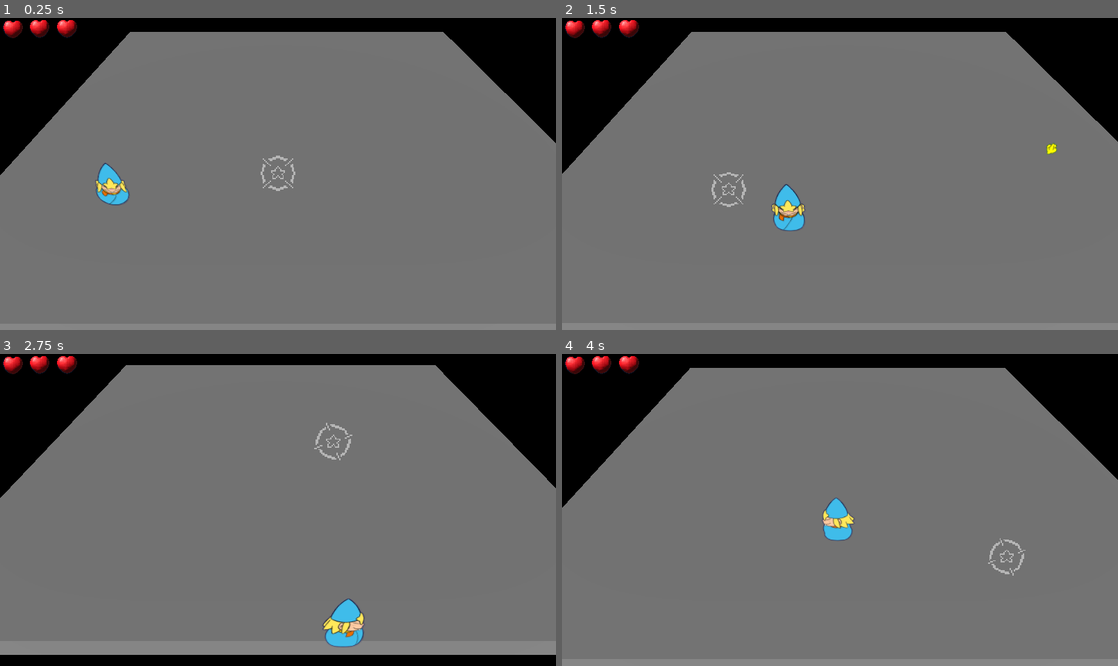
Above: before the commit, frames 1-4 (two rows, left to right).
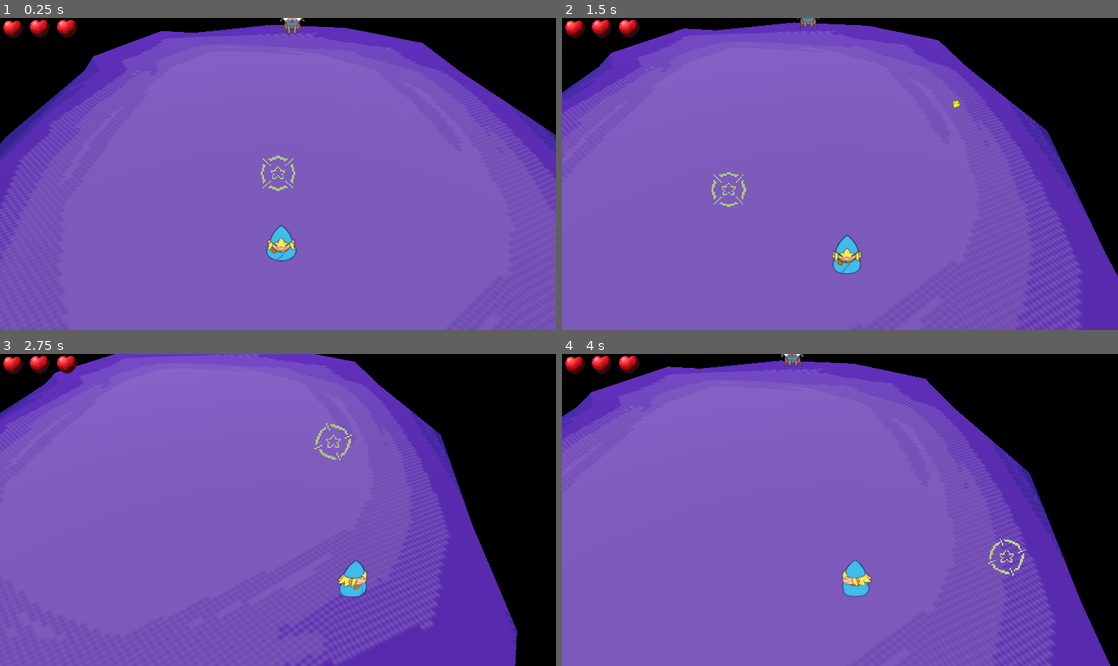
Above: after the commit, the same moments.

Repository: gusrezende/ThePartyOfLosersGodotVer
Game: Godot game, scene res://Cenários/BossMissEile/bossMissEile.tscn
Two runs of this game, one before a commit and one after it. Both use one fixed random seed, a clock stepped at 60 frames per second and the inputs below. This scene is started directly instead of the project's main scene.
Inputs (mouse positions are in pixels of both pictures, inside the frame that each line leads up to):
- Up to frame 1 (0.25 s): no input
- Up to frame 2 (1.5 s): tap Enter (ui_accept) at 0.5, 0.77 s; move the mouse to (962, 158) at 0.52 s; hold D (move_right) 0.53-1.28 s; hold E 0.53-1.28 s; click (962, 158) at 0.67 s; move the mouse to (728, 189) at 1.27 s; hold S (move_back) from 1.28 s (still down); tap Keypad Enter at 1.35 s
- Up to frame 3 (2.75 s): tap Enter (ui_accept) at 1.52 s; move the mouse to (333, 441) at 2.02 s; release S (move_back) at 2.03 s; hold D (move_right) from 2.03 s (still down); tap Space at 2.1 s
- Up to frame 4 (4 s): move the mouse to (812, 572) at 2.77 s; release D (move_right) at 2.78 s; hold W (move_forward) 2.78-3.53 s; tap 1 at 2.85 s; click (812, 572) at 2.92 s; tap Enter (ui_accept) at 3.02, 3.77 s; move the mouse to (1006, 556) at 3.52 s; hold A (move_left) from 3.53 s (still down); hold E from 3.53 s (still down)

The runs differ from the first frame. In frame 1, 88% of the frame differs, in the area x 0-100%, y 0-100%; in frame 2, 91%; in frame 3, 92%; in frame 4, 91%.

Commit message:
Update!

Diff:
--- a/Cenários/BossMissEile/bossMissEile.tscn
+++ b/Cenários/BossMissEile/bossMissEile.tscn
@@ -1,44 +1,32 @@
 [gd_scene format=3 uid="uid://c83x7dkm72opm"]
 
 [ext_resource type="PackedScene" uid="uid://c5mste5xg54bn" path="res://Personagens/PlayerMage/player.tscn" id="1_4qoim"]
+[ext_resource type="PackedScene" uid="uid://ctgksfe5gr648" path="res://Cenários/DungeonTeste/modelo/MapaBOSS.glb" id="1_rcceg"]
 [ext_resource type="PackedScene" uid="uid://bmwihea3gmy11" path="res://Personagens/MissEile/miss_eile.tscn" id="2_8jn4o"]
+[ext_resource type="Script" path="res://Cenários/BossMissEile/colisao_mapa.gd" id="2_x72e8"]
 [ext_resource type="PackedScene" uid="uid://b4flc54piu4pc" path="res://UI/Life Hearts UI/lifeHeartsUI.tscn" id="3_52jy6"]
 [ext_resource type="Script" uid="uid://c0b8omxeyavhi" path="res://Personagens/PlayerMage/camera_3d.gd" id="4_2s2v4"]
 
-[sub_resource type="PhysicsMaterial" id="PhysicsMaterial_g4v7s"]
-
-[sub_resource type="BoxMesh" id="BoxMesh_g4v7s"]
-size = Vector3(37.620773, 1, 31.823738)
-
-[sub_resource type="BoxShape3D" id="BoxShape3D_yf5fn"]
-size = Vector3(49.127792, 1, 32.38217)
-
 [node name="Node3D" type="Node3D" unique_id=701580891]
 
-[node name="StaticBody3D" type="StaticBody3D" parent="." unique_id=1820967899]
-transform = Transform3D(0.45006734, 0, 0, 0, 1, 0, 0, 0, 0.6026871, 0, 0, 0)
-physics_material_override = SubResource("PhysicsMaterial_g4v7s")
+[node name="MapaBOSS" parent="." unique_id=64115082 instance=ExtResource("1_rcceg")]
+transform = Transform3D(-6.39071e-08, 0, -1.7673295, 0, 1.0000004, 0, 1.9578036, 0, -1.0344906e-07, -1.2110134, -1.6295938, 7.8001385)
+script = ExtResource("2_x72e8")
 
-[node name="MeshInstance3D" type="MeshInstance3D" parent="StaticBody3D" unique_id=170212429]
-transform = Transform3D(1.2968454, 0, 0, 0, 1, 0, 0, 0, 1, -0.17059517, 0, 7.4431953)
-mesh = SubResource("BoxMesh_g4v7s")
-
-[node name="CollisionShape3D" type="CollisionShape3D" parent="StaticBody3D" unique_id=1129092012]
-transform = Transform3D(1, 0, 0, 0, 1, 0, 0, 0, 1, 0.009605408, 0, 7.429306)
-shape = SubResource("BoxShape3D_yf5fn")
-
-[node name="DirectionalLight3D" type="DirectionalLight3D" parent="StaticBody3D/CollisionShape3D" unique_id=553178506]
-transform = Transform3D(1, 0, 0, 0, 0.6384885, 0.7696314, 0, -0.7696314, 0.6384885, 0, 9.944241, 0.7533424)
+[node name="DirectionalLight3D" type="DirectionalLight3D" parent="." unique_id=553178506]
+transform = Transform3D(1, 0, 0, 0, 0.80904245, 0.5877502, 0, -0.58775026, 0.8090424, 0.004323079, 9.287528, 8.573594)
 
 [node name="Player" parent="." unique_id=1477526133 instance=ExtResource("1_4qoim")]
-transform = Transform3D(1, 0, 0, 0, 1, 0, 0, 0, 1, -5.9343452, 1.6157563, 10.377201)
+transform = Transform3D(1, 0, 0, 0, 1, 0, 0, 0, 1, -0.4919219, -0.3, 14.8910675)
 
 [node name="MissEile" parent="." unique_id=1731039629 instance=ExtResource("2_8jn4o")]
-transform = Transform3D(1, 0, 0, 0, 1, 0, 0, 0, 1, 0.5025947, 1.49, -4.5163717)
+transform = Transform3D(1, 0, 0, 0, 1, 0, 0, 0, 1, 0.5025947, 0.016088367, -4.5163717)
+arena_min = Vector2(-13, -8)
+arena_max = Vector2(13, 22)
 
 [node name="Hearts" parent="." unique_id=520576831 instance=ExtResource("3_52jy6")]
 
 [node name="Camera3D" type="Camera3D" parent="." unique_id=452996514]
-transform = Transform3D(1, 0, 0, 0, 0.6993348, 0.7147943, 0, -0.7147943, 0.6993348, -7.0845942, 8.585146, 17.080627)
+transform = Transform3D(1, 0, 0, 0, 0.6993348, 0.7147943, 0, -0.7147943, 0.6993348, -0.59398174, 8.585146, 20.20568)
 fov = 55.15981
 script = ExtResource("4_2s2v4")
--- /dev/null
+++ b/Cenários/BossMissEile/colisao_mapa.gd
@@ -0,0 +1,179 @@
+extends Node3D
+## Colocado no modelo 3D do mapa (.glb): cria a colisão (chão e paredes)
+## a partir das próprias malhas do modelo, quando a fase começa.
+##
+## - Funciona mesmo se o modelo estiver girado ou esticado (escala diferente em X/Y/Z):
+##   a colisão é criada já no tamanho final, num StaticBody3D sem escala.
+## - É "dos dois lados" (backface_collision), então ninguém atravessa nada por dentro.
+## - PAREDES INVISÍVEIS: o mapa da arena é uma plataforma com barrancos nas bordas.
+##   Este script acha a borda do chão sozinho e levanta uma parede invisível em volta,
+##   seguindo o formato da arena. Assim ninguém cai (nem o player, nem a MissEile).
+## - Se você mudar o modelo no Blender e reexportar, tudo acompanha sozinho.
+
+## Camada de colisão do mapa (camada 1, a mesma do chão de antes)
+@export_flags_3d_physics var camada := 1
+## Cria as paredes invisíveis na borda do chão
+@export var paredes_invisiveis := true
+## Altura das paredes invisíveis (em metros, a partir do chão)
+@export var altura_paredes := 5.0
+## Até quantos metros abaixo do ponto mais alto do mapa ainda conta como "chão"
+@export var profundidade_chao := 0.5
+## Mostra as paredes invisíveis em vermelho (só para conferir; deixe desligado no jogo)
+@export var mostrar_paredes := false
+
+
+func _ready() -> void:
+	var faces := PackedVector3Array()
+	for mi in find_children("*", "MeshInstance3D", true, false):
+		var malha := mi as MeshInstance3D
+		if malha.mesh == null:
+			continue
+		var t := malha.global_transform
+		for v in malha.mesh.get_faces():
+			faces.append(t * v)   # já no tamanho e na posição finais
+	if faces.is_empty():
+		push_warning("colisao_mapa: nenhuma malha encontrada em " + name)
+		return
+
+	var corpo := StaticBody3D.new()
+	corpo.name = "ColisaoDoMapa"
+	corpo.collision_layer = camada
+	corpo.top_level = true            # não herda a escala esticada do modelo
+	add_child(corpo)
+	corpo.global_transform = Transform3D.IDENTITY
+
+	corpo.add_child(_forma(faces))
+
+	if paredes_invisiveis:
+		var paredes := _paredes_na_borda(faces)
+		if not paredes.is_empty():
+			var cs := _forma(paredes)
+			cs.name = "ParedesInvisiveis"
+			corpo.add_child(cs)
+			if mostrar_paredes:
+				_desenhar(paredes)
+
+
+func _forma(faces: PackedVector3Array) -> CollisionShape3D:
+	var forma := ConcavePolygonShape3D.new()
+	forma.set_faces(faces)
+	forma.backface_collision = true
+	var cs := CollisionShape3D.new()
+	cs.shape = forma
+	return cs
+
+
+## Acha as bordas do chão (lados de triângulos de chão que não encostam em outro
+## triângulo de chão) e levanta uma parede em cada uma.
+func _paredes_na_borda(faces: PackedVector3Array) -> PackedVector3Array:
+	var topo := -INF
+	for v in faces:
+		topo = maxf(topo, v.y)
+
+	var uso := {}        # chave da aresta -> quantos triângulos de chão usam
+	var pontas := {}     # chave da aresta -> [a, b]
+	_chao_tris.clear()
+	_grade.clear()
+	for i in range(0, faces.size(), 3):
+		var a := faces[i]
+		var b := faces[i + 1]
+		var c := faces[i + 2]
+		var normal := (b - a).cross(c - a)
+		if normal.length_squared() < 1e-10:
+			continue
+		normal = normal.normalized()
+		# chão = virado para cima e perto do ponto mais alto do mapa
+		if absf(normal.y) < 0.7 or (a.y + b.y + c.y) / 3.0 < topo - profundidade_chao:
+			continue
+		_guardar_chao(a, b, c)
+		for par in [[a, b], [b, c], [c, a]]:
+			var k := _chave(par[0], par[1])
+			uso[k] = uso.get(k, 0) + 1
+			pontas[k] = par
+
+	var paredes := PackedVector3Array()
+	var alto := Vector3(0, altura_paredes, 0)
+	var baixo := Vector3(0, -0.5, 0)   # entra um pouco no chão para não sobrar fresta
+	for k in uso:
+		if uso[k] != 1:
+			continue
+		var p: Array = pontas[k]
+		var a: Vector3 = p[0]
+		var b: Vector3 = p[1]
+		# só é borda de verdade se de um dos lados NÃO tem chão.
+		# (o modelo pode ter "emendas": dois pedaços de chão encostados que não
+		#  dividem os mesmos vértices; ali não pode ter parede)
+		if _tem_chao_dos_dois_lados(a, b):
+			continue
+		paredes.append_array([a + baixo, b + baixo, b + alto, a + baixo, b + alto, a + alto])
+	return paredes
+
+
+func _tem_chao_dos_dois_lados(a: Vector3, b: Vector3) -> bool:
+	var dir := b - a
+	dir.y = 0
+	if dir.length_squared() < 1e-6:
+		return false
+	var lado := Vector3(-dir.z, 0, dir.x).normalized() * 0.35
+	for t in [0.25, 0.5, 0.75]:
+		var meio: Vector3 = a.lerp(b, t)
+		if not (_chao_em(meio + lado) and _chao_em(meio - lado)):
+			return false
+	return true
+
+
+# ---- triângulos de chão guardados numa grade de 1 m (para achar rápido)
+var _chao_tris: Array = []
+var _grade := {}
+
+
+func _guardar_chao(a: Vector3, b: Vector3, c: Vector3) -> void:
+	var i := _chao_tris.size()
+	_chao_tris.append([a, b, c])
+	for gx in range(floori(minf(a.x, minf(b.x, c.x))), floori(maxf(a.x, maxf(b.x, c.x))) + 1):
+		for gz in range(floori(minf(a.z, minf(b.z, c.z))), floori(maxf(a.z, maxf(b.z, c.z))) + 1):
+			var k := Vector2i(gx, gz)
+			if not _grade.has(k):
+				_grade[k] = []
+			_grade[k].append(i)
+
+
+## Tem triângulo de chão embaixo deste ponto (olhando de cima, na mesma altura)?
+func _chao_em(ponto: Vector3) -> bool:
+	var k := Vector2i(floori(ponto.x), floori(ponto.z))
+	if not _grade.has(k):
+		return false
+	var p := Vector2(ponto.x, ponto.z)
+	for i in _grade[k]:
+		var tri: Array = _chao_tris[i]
+		var a: Vector3 = tri[0]
+		var b: Vector3 = tri[1]
+		var c: Vector3 = tri[2]
+		if Geometry2D.point_is_inside_triangle(p, Vector2(a.x, a.z), Vector2(b.x, b.z), Vector2(c.x, c.z)) \
+				and absf((a.y + b.y + c.y) / 3.0 - ponto.y) < 1.0:
+			return true
+	return false
+
+
+func _chave(a: Vector3, b: Vector3) -> String:
+	var ka := "%.3f,%.3f,%.3f" % [a.x, a.y, a.z]
+	var kb := "%.3f,%.3f,%.3f" % [b.x, b.y, b.z]
+	return ka + "|" + kb if ka < kb else kb + "|" + ka
+
+
+func _desenhar(faces: PackedVector3Array) -> void:
+	var st := SurfaceTool.new()
+	st.begin(Mesh.PRIMITIVE_TRIANGLES)
+	for v in faces:
+		st.add_vertex(v)
+	var mi := MeshInstance3D.new()
+	mi.mesh = st.commit()
+	var mat := StandardMaterial3D.new()
+	mat.albedo_color = Color(1, 0, 0, 0.35)
+	mat.transparency = BaseMaterial3D.TRANSPARENCY_ALPHA
+	mat.cull_mode = BaseMaterial3D.CULL_DISABLED
+	mat.shading_mode = BaseMaterial3D.SHADING_MODE_UNSHADED
+	mi.mesh.surface_set_material(0, mat)
+	mi.top_level = true
+	add_child(mi)
+	mi.global_transform = Transform3D.IDENTITY
--- a/Personagens/MissEile/miss_eile.gd
+++ b/Personagens/MissEile/miss_eile.gd
@@ -47,8 +47,8 @@
 const MISSIL = preload("res://Personagens/MissEile/ataques/missil.gd")
 const TelaVitoria = preload("res://Cenários/BossMissEile/tela_vitoria.gd")
 
-# Limites da arena (X e Z) onde os mísseis podem cair. Os valores padrão batem com o chão
-# da cena bossMissEile.tscn. Se mudar o tamanho da arena, ajuste no Inspetor.
+# Limites da arena (X e Z) onde os mísseis podem cair. Pode ser um retângulo um pouco
+# maior que a arena: os mísseis só caem onde tem chão. Se mudar a arena, ajuste no Inspetor.
 @export var arena_min := Vector2(-10.5, -5.0)
 @export var arena_max := Vector2(10.5, 13.8)
 
@@ -64,11 +64,14 @@
 var charge_timer := 0.0
 var chuva_restante := 0.0
 var onda_timer := 0.0
+var _casa_ajustada := false   # a altura da "casa" é acertada pelo chão no 1º quadro de física
 
 @onready var sprite: AnimatedSprite3D = $AnimatedSprite3D
 
 
 func _ready() -> void:
+	# ela VOA: sem lógica de chão/rampa do CharacterBody (não fica presa em degraus e bordas)
+	motion_mode = CharacterBody3D.MOTION_MODE_FLOATING
 	home_position = global_position
 	var players = get_tree().get_nodes_in_group("player")
 	if players.size() > 0:
@@ -79,6 +82,9 @@
 func _physics_process(delta: float) -> void:
 	if player == null or not is_instance_valid(player):
 		return
+
+	if not _casa_ajustada:
+		_ajustar_casa()
 
 	match state:
 		State.SHOOTING:
@@ -193,7 +199,9 @@
 	await sprite.animation_finished
 	if state != State.TRANSFORMING or player == null or not is_instance_valid(player):
 		return
-	global_position.y = player.global_position.y
+	# voa na altura dela (acima do chão), e não na altura do player:
+	# ela é mais alta que o mago, e na altura dele a colisão dela raspava no chão e travava
+	global_position.y = home_position.y + FLY_HEIGHT
 	chase_timer = CHASE_DURATION
 	contact_timer = 0.0
 	can_take_damage = true
@@ -210,6 +218,8 @@
 	var direction = to_player.normalized()
 
 	velocity = direction * CHASE_SPEED
+	# mantém a altura de voo
+	velocity.y = (home_position.y + FLY_HEIGHT - global_position.y) * 8.0
 	move_and_slide()
 
 	for i in get_slide_collision_count():
@@ -280,8 +290,12 @@
 	var casa := Vector2(home_position.x, home_position.z)
 	for i in 30:
 		var p := Vector2(randf_range(arena_min.x, arena_max.x), randf_range(arena_min.y, arena_max.y))
-		if p.distance_to(casa) > RAIO_SEGURO + RAIO_MISSIL * 0.5:
-			return p
+		if p.distance_to(casa) <= RAIO_SEGURO + RAIO_MISSIL * 0.5:
+			continue
+		# só cai onde tem chão de verdade (a arena não é um retângulo)
+		if absf(_ponto_no_chao(p.x, p.y).y - home_position.y) > 1.0:
+			continue
+		return p
 	return Vector2.INF
 
 
@@ -319,6 +333,17 @@
 
 func _distancia_plana(a: Vector3, b: Vector3) -> float:
 	return Vector2(a.x - b.x, a.z - b.z).length()
+
+
+## A posição inicial dela pode estar alta ou baixa demais em relação ao chão do mapa.
+## Aqui a "casa" é colocada exatamente em cima do chão que está embaixo dela.
+func _ajustar_casa() -> void:
+	_casa_ajustada = true
+	var chao := _ponto_no_chao(home_position.x, home_position.z)
+	if absf(chao.y - home_position.y) < 30.0:
+		home_position.y = chao.y
+	if state == State.SHOOTING:
+		global_position = home_position + Vector3(0, FLY_HEIGHT, 0)
 
 
 ## Acha a altura do chão no ponto (x, z). Se não achar, usa o pé do player.
Not shown, added: Cenários/BossMissEile/colisao_mapa.gd.uid
Binary file added: Cenários/DungeonTeste/modelo/MapaBOSS.glb
Not shown, added: Cenários/DungeonTeste/modelo/MapaBOSS.glb.import
Binary file added: Cenários/DungeonTeste/modelo/MapaBOSS_NEWCaveInterminado_StoneCave.png
Not shown, added: Cenários/DungeonTeste/modelo/MapaBOSS_NEWCaveInterminado_StoneCave.png.import
Not shown, added: Cenários/BossMissEile/MapaBOSS.blend1
Not shown, added: MapaBOSS.blend1
